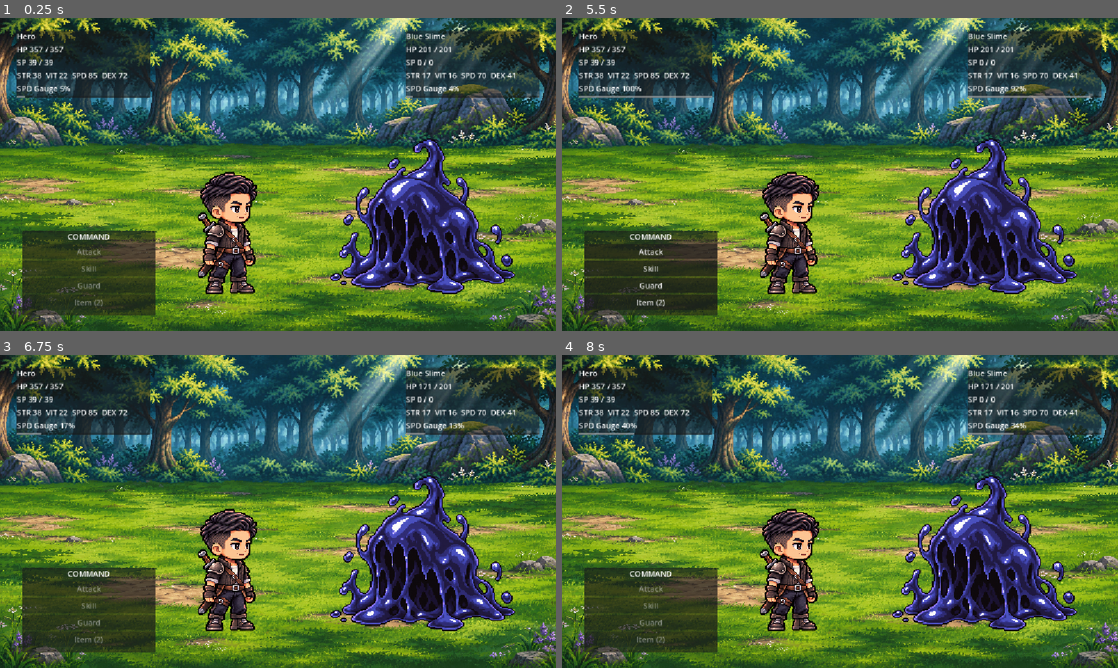
Above: before the commit, frames 1-4 (two rows, left to right).
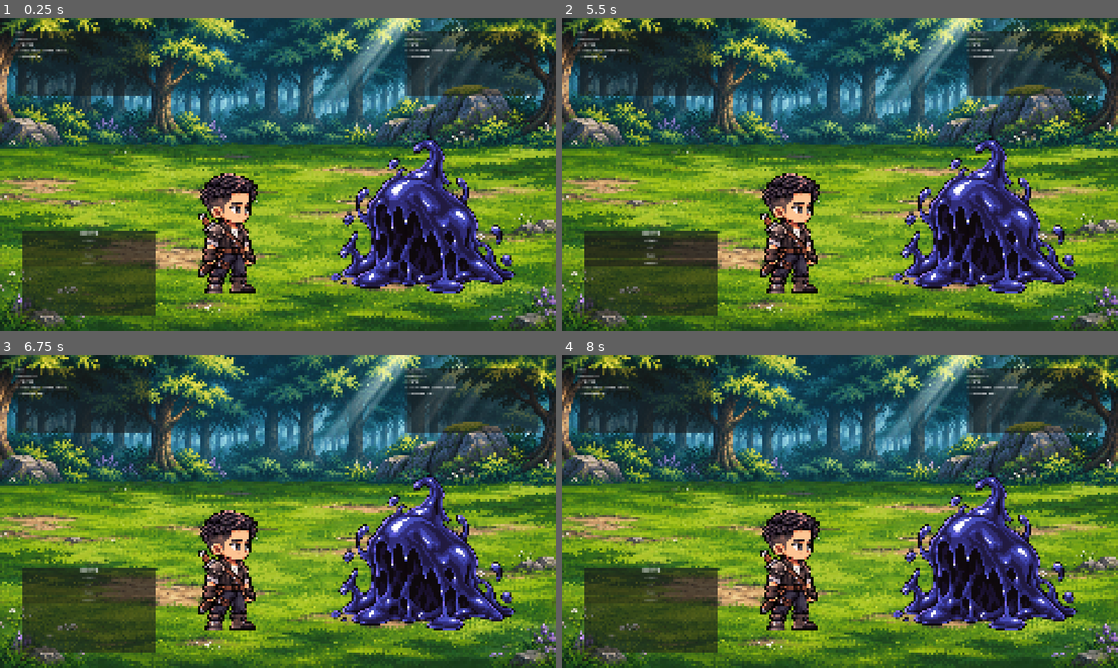
Above: after the commit, the same moments.

Repository: Bankydog/sdquest
Game: Godot game, scene res://scenes/battle/battle_scene.tscn
Two runs of this game, one before a commit and one after it. Both use one fixed random seed, a clock stepped at 60 frames per second and the inputs below.
Inputs (mouse positions are in pixels of both pictures, inside the frame that each line leads up to):
- Up to frame 1 (0.25 s): no input
- Up to frame 2 (5.5 s): tap Enter at 0.5, 0.6, 2, 3.5, 5.1 s; move the mouse to (962, 158) at 0.52 s; click (962, 158) at 0.67 s; tap Space at 1.25, 2.75, 4.25 s; drag from (728, 190) to (812, 237) at 1.27 s; move the mouse to (895, 105) at 2.02 s; hold Shift 2.03-2.75 s; drag from (812, 237) to (673, 127) at 2.77 s; move the mouse to (1006, 221) at 3.52 s; hold A 3.53-4.25 s; hold Alt 3.53-4.25 s; drag from (673, 127) to (756, 96) at 4.27 s; move the mouse to (867, 174) at 5.02 s; hold S from 5.03 s (still down); click (867, 174) at 5.17 s
- Up to frame 3 (6.75 s): release S at 5.75 s; click "Attack" at 5.75 s; drag from (194, 433) to (166, 527) at 6.52 s
- Up to frame 4 (8 s): move the mouse to (962, 495) at 7.27 s; hold Shift from 7.28 s (still down)

The runs differ from the first frame. In frame 1, 24% of the frame differs, in the area x 0-100%, y 0-100%; in frame 2, 25%; in frame 3, 24%; in frame 4, 24%.

Commit message:
Configure 2K responsive canvas

Diff:
--- a/project.godot
+++ b/project.godot
@@ -21,6 +21,10 @@
 
 [display]
 
+window/size/viewport_width=2560
+window/size/viewport_height=1440
+window/size/window_width_override=2560
+window/size/window_height_override=1440
 window/stretch/mode="canvas_items"
 window/stretch/aspect="expand"
 
Not shown, changed: AGENTS.md
Not shown, changed: docs/architecture/godot-architecture.md
